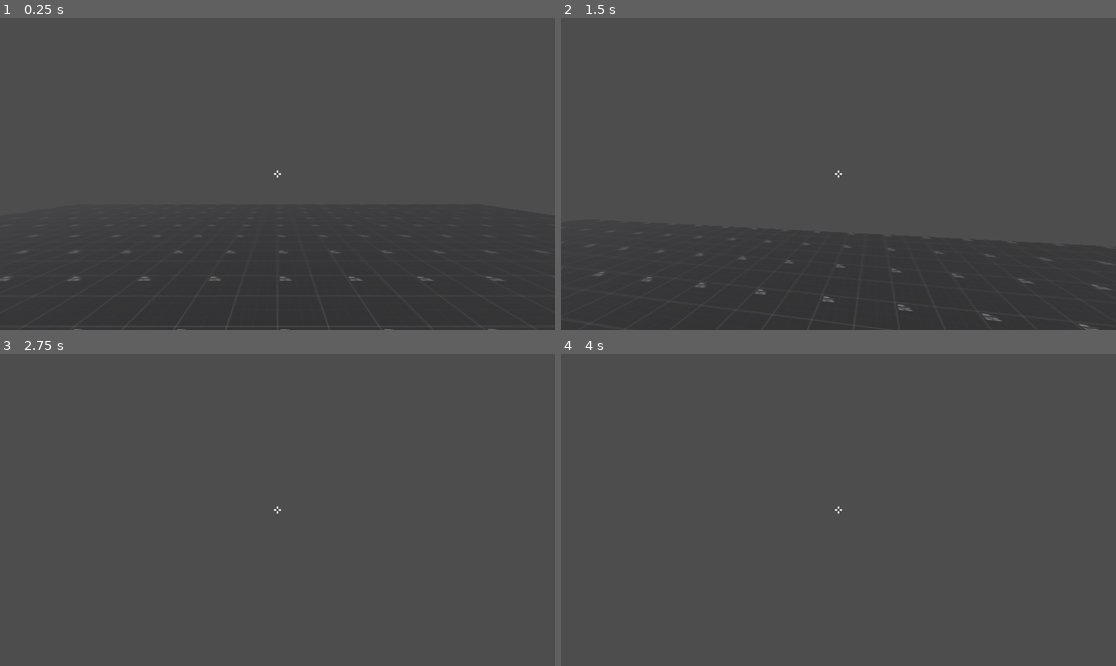
Above: before the commit, frames 1-4 (two rows, left to right).
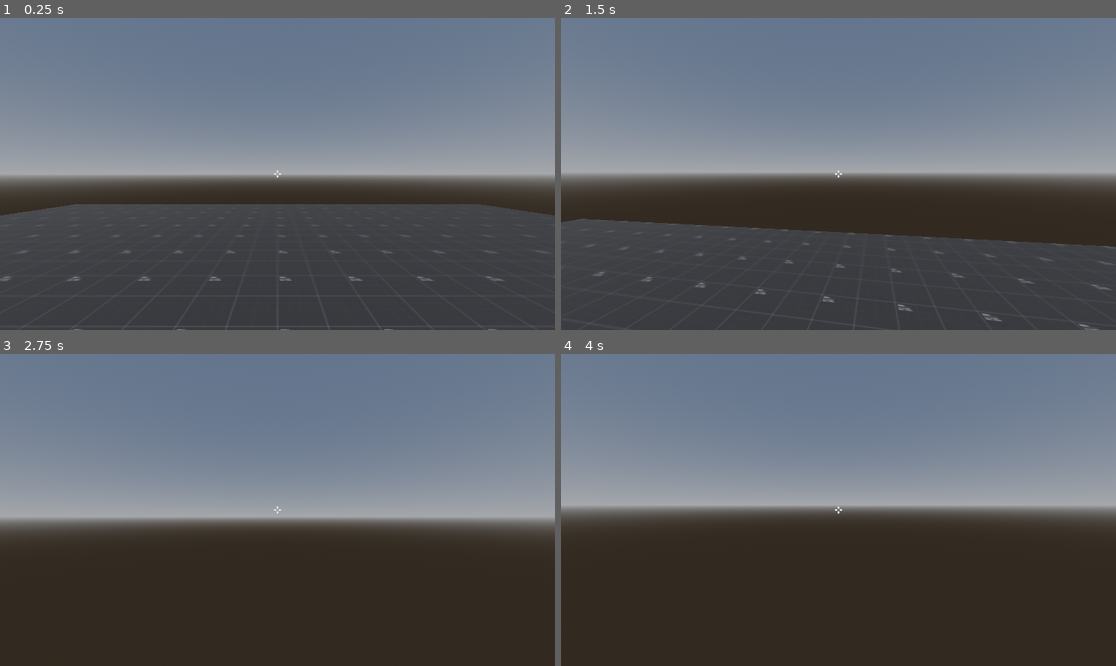
Above: after the commit, the same moments.

Repository: Tresillo/FlawedPhantasms
Game: Godot game, scene res://Scenes/main.tscn
The game is run twice, just before and just after one commit, with the same random seed, the same clock (stepped at 60 frames per second) and the same inputs.
Inputs (mouse positions are in pixels of both pictures, inside the frame that each line leads up to):
- Up to frame 1 (0.25 s): no input
- Up to frame 2 (1.5 s): tap Enter at 0.5 s; move the mouse to (866, 174) at 0.52 s; hold Ctrl (crouch) 0.53-1.28 s; hold W (move_forward) from 0.53 s (still down); tap Space (jump) at 0.77 s; move the mouse to (810, 174) at 1.27 s; click (810, 174) at 1.35 s
- Up to frame 3 (2.75 s): keep holding W (move_forward); tap Space (jump) at 1.52 s; move the mouse to (288, 503) at 2.02 s; hold Ctrl (crouch) from 2.03 s (still down)
- Up to frame 4 (4 s): keep holding W (move_forward); move the mouse to (832, 516) at 2.77 s; release Ctrl (crouch) at 2.78 s; click (832, 516) at 2.85 s; tap Space (jump) at 3.02, 3.5, 3.77 s; move the mouse to (877, 513) at 3.52 s; hold Ctrl (crouch) from 3.53 s (still down)

The runs differ from the first frame. In frame 1, 57% of the frame differs, in the area x 0-100%, y 0-100%; in frame 2, 66%; in frame 3, 97%; in frame 4, 97%.

Commit message:
added placeholder skybox for added clarity

Diff:
--- a/Scenes/main.tscn
+++ b/Scenes/main.tscn
@@ -11,20 +11,32 @@
 size = Vector2(20, 20)
 orientation = 1
 
+[sub_resource type="ProceduralSkyMaterial" id="ProceduralSkyMaterial_cqyl5"]
+
+[sub_resource type="Sky" id="Sky_qtouo"]
+sky_material = SubResource("ProceduralSkyMaterial_cqyl5")
+
+[sub_resource type="Environment" id="Environment_ikmig"]
+background_mode = 2
+sky = SubResource("Sky_qtouo")
+
 [node name="Main" type="Node3D"]
 
-[node name="Node3D" type="Node3D" parent="."]
+[node name="World" type="Node3D" parent="."]
 
-[node name="DirectionalLight3D" type="DirectionalLight3D" parent="Node3D"]
+[node name="DirectionalLight3D" type="DirectionalLight3D" parent="World"]
 transform = Transform3D(0.66377, -0.508227, 0.548739, 0, 0.733671, 0.679505, -0.747937, -0.451035, 0.486988, 0, 0, 0)
 
-[node name="StaticBody3D" type="StaticBody3D" parent="Node3D"]
+[node name="StaticBody3D" type="StaticBody3D" parent="World"]
 
-[node name="CollisionShape3D" type="CollisionShape3D" parent="Node3D/StaticBody3D"]
+[node name="CollisionShape3D" type="CollisionShape3D" parent="World/StaticBody3D"]
 shape = SubResource("WorldBoundaryShape3D_pa44s")
 
-[node name="MeshInstance3D" type="MeshInstance3D" parent="Node3D/StaticBody3D"]
+[node name="MeshInstance3D" type="MeshInstance3D" parent="World/StaticBody3D"]
 mesh = SubResource("QuadMesh_h6nuq")
+
+[node name="WorldEnvironment" type="WorldEnvironment" parent="World"]
+environment = SubResource("Environment_ikmig")
 
 [node name="Player" parent="." instance=ExtResource("2_r76vy")]
 transform = Transform3D(1, 0, 0, 0, 1, 0, 0, 0, 1, 0, 1.02808, 0)
Not shown: 1 places in Scenes/main.tscn that only renumber resources
